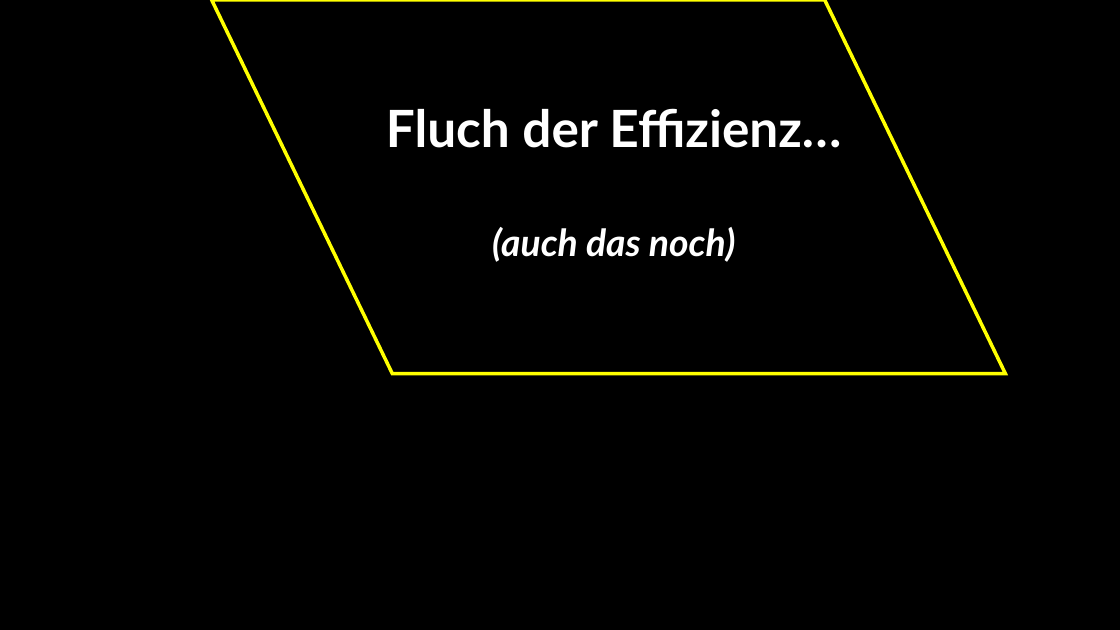
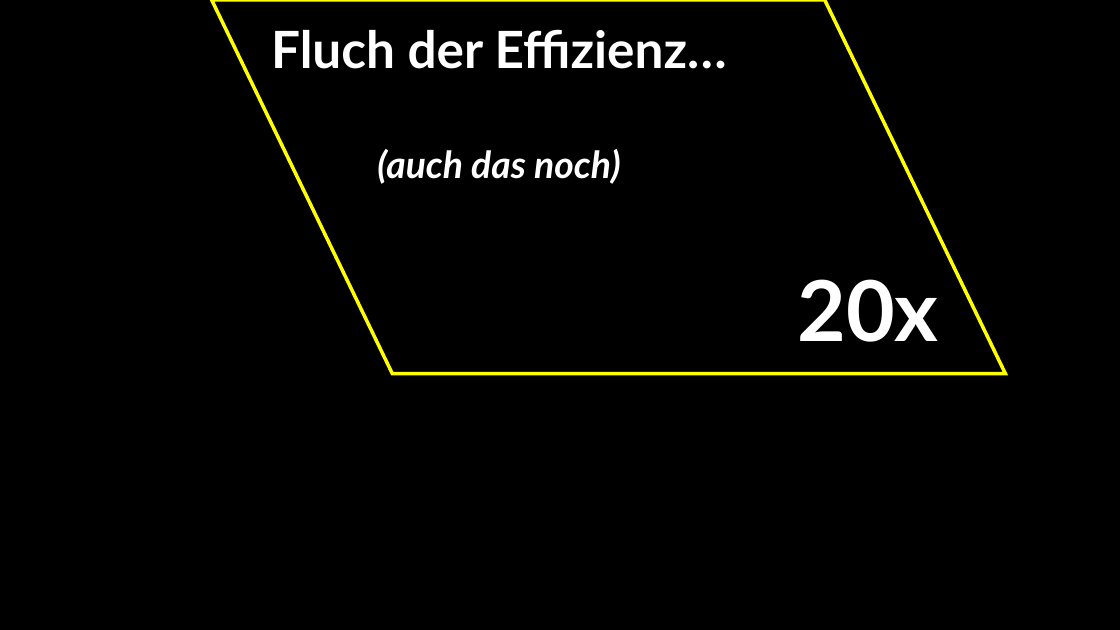
Before and after one commit to jkruppa/teaching, a slide deck: slide 8 of talks/202510_roulette/Kruppa_Scheetz.pptx. Drawn at 1120x630 pixels with LibreOffice and Linux fonts; fonts in the diff are those of the drawing. Boxes give left, top, right and bottom in pixels: in the first picture for what was removed or moved away, otherwise in the second. Text is boxed around its words. In the diff, an @@ line names an element or a change of style, - is before the commit and + after.

```diff
--- a/talks/202510_roulette/Kruppa_Scheetz.pptx
+++ b/talks/202510_roulette/Kruppa_Scheetz.pptx
@@ text "Fluch der Effizienz…": place and size @@
-text "Fluch der Effizienz…" at bbox=[386, 108, 841, 262]
+text "Fluch der Effizienz…" at bbox=[271, 29, 727, 184]
@@ text added at bbox=[797, 279, 938, 342], 72 pt, text #FFFFFF, bold @@
+20x
```
Also in this commit, not shown: 3 other slides changed, 7 other files.
